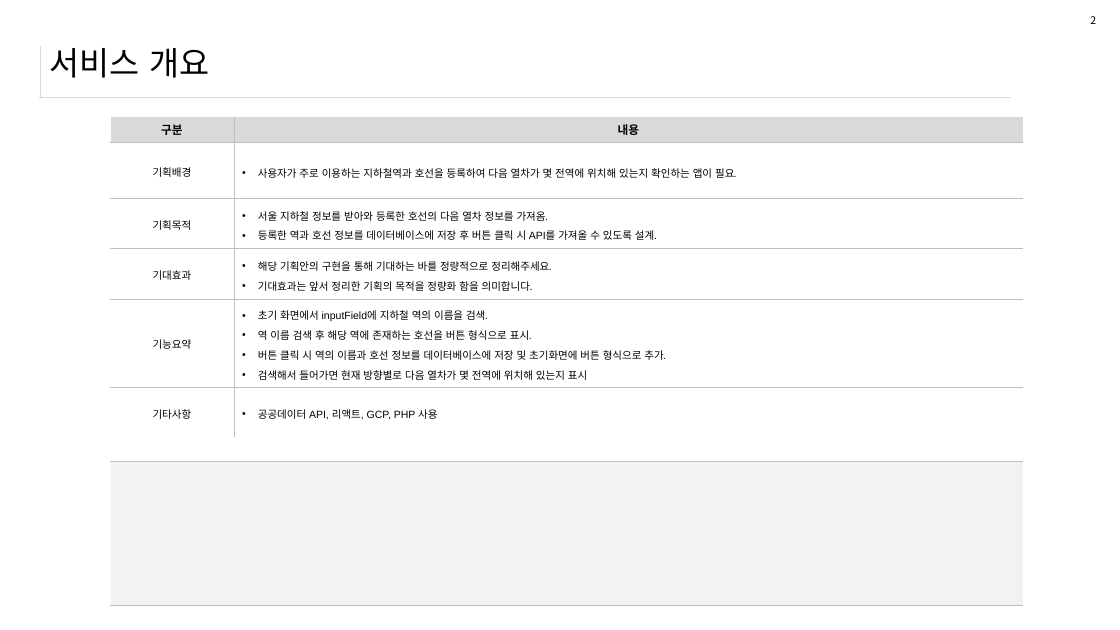
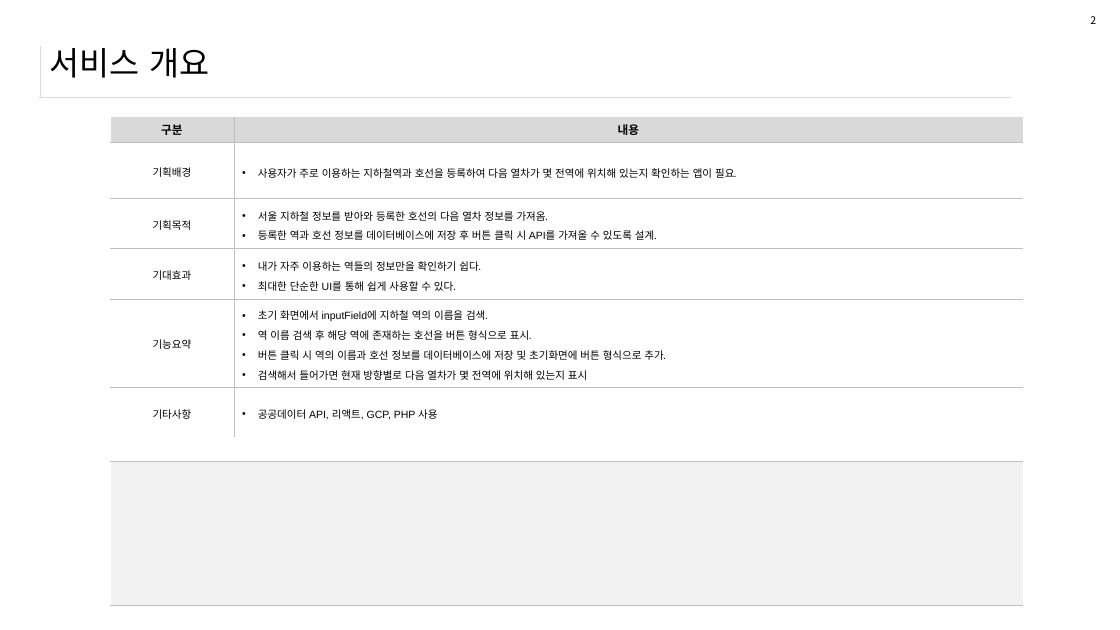
Before and after one commit to WooHyun94/Portfolio, a slide deck: slide 2 of 학교_School/3학년/모바일컴퓨팅(1)/실습과제/코르도바_웹앱 화면설계서.pptx. Drawn at 1120x630 pixels with LibreOffice and Linux fonts; fonts in the diff are those of the drawing. Boxes give left, top, right and bottom in pixels: in the first picture for what was removed or moved away, otherwise in the second. Text is boxed around its words. In the diff, an @@ line names an element or a change of style, - is before the commit and + after.

Commit message:
화면설계서 최종

```diff
--- a/학교_School/3학년/모바일컴퓨팅(1)/실습과제/코르도바_웹앱 화면설계서.pptx
+++ b/학교_School/3학년/모바일컴퓨팅(1)/실습과제/코르도바_웹앱 화면설계서.pptx
@@ table at bbox=[110, 117, 1023, 597] @@
-row 4, column 2: 해당 기획안의 구현을 통해 기대하는 바를 정량적으로 정리해주세요. / 기대효과는 앞서 정리한 기획의 목적을 정량화 함을 의미합니다.
+row 4, column 2: 내가 자주 이용하는 역들의 정보만을 확인하기 쉽다. / 최대한 단순한 UI를 통해 쉽게 사용할 수 있다.
```
